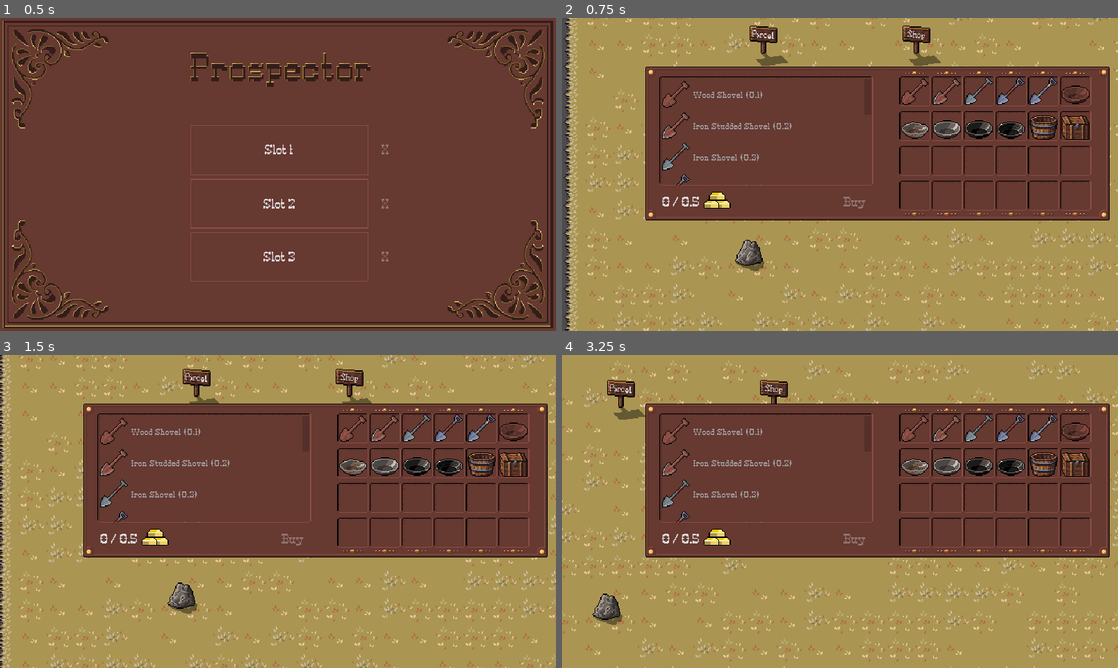
Above: before the commit, frames 1-4 (two rows, left to right).
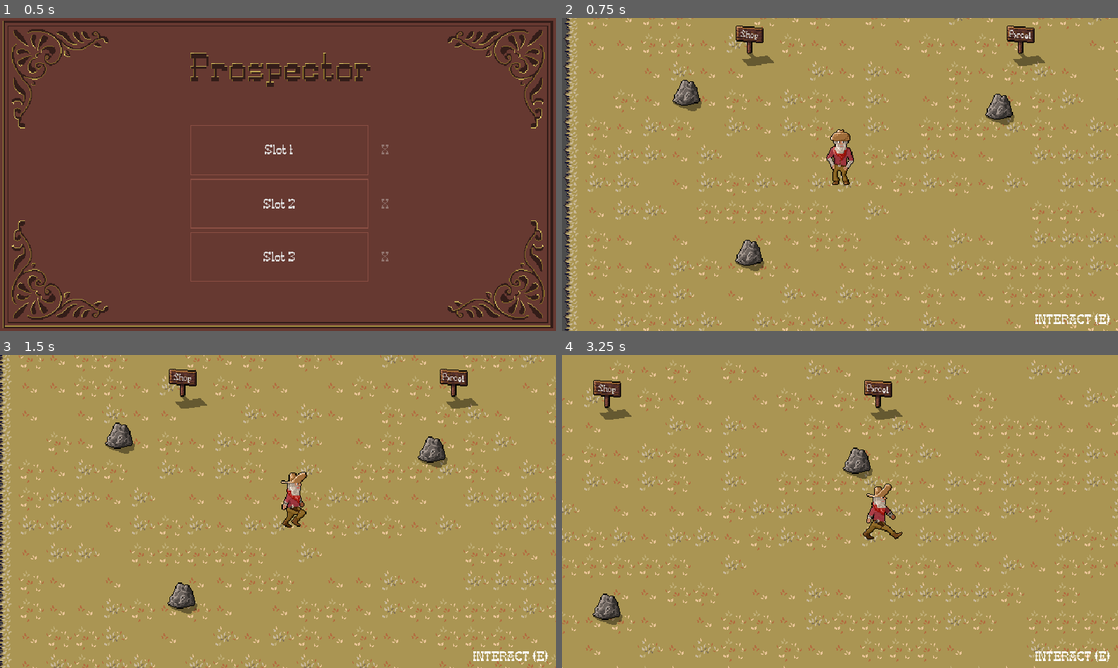
Above: after the commit, the same moments.

Repository: stdkoehler/prospector
Game: Godot game, scene res://MainMenu.tscn
The game is run twice, just before and just after one commit, with the same random seed, the same clock (stepped at 60 frames per second) and the same inputs.
Inputs (mouse positions are in pixels of both pictures, inside the frame that each line leads up to):
- Up to frame 1 (0.5 s): no input
- Up to frame 2 (0.75 s): click "Slot 1" at 0.5 s
- Up to frame 3 (1.5 s): tap Enter at 1.25 s; move the mouse to (400, 495) at 1.27 s; hold Right (ui_right) from 1.28 s (still down); hold E (ui_interact) from 1.28 s (still down); click (400, 495) at 1.42 s
- Up to frame 4 (3.25 s): release Right (ui_right) at 2 s; release E (ui_interact) at 2 s; drag from (728, 527) to (890, 530) at 2.02 s; tap Space at 2.75 s; move the mouse to (895, 442) at 2.77 s; hold Right (ui_right) from 2.78 s (still down); hold E (ui_interact) from 2.78 s (still down); tap 1 at 2.85 s; click (895, 442) at 2.92 s

Frame 1 is identical in both runs. In frame 2, 42% of the frame differs, in the area x 15-99%, y 2-99%; in frame 3, 42%; in frame 4, 42%.

Commit message:
Added interaction with shop sign in Hub

Diff:
--- /dev/null
+++ b/Hub.gd
@@ -0,0 +1,22 @@
+extends Node2D
+
+
+# Declare member variables here. Examples:
+# var a = 2
+# var b = "text"
+
+
+# Called when the node enters the scene tree for the first time.
+func _ready():
+    $YSort/ParcelSign.connect("player_entered", $YSort/Player, "_on_parcelsign_entered")
+    $YSort/ParcelSign.connect("player_exited", $YSort/Player, "_on_parcelsign_exited")
+    $YSort/ShopSign.connect("player_entered", $YSort/Player, "_on_shopsign_entered")
+    $YSort/ShopSign.connect("player_exited", $YSort/Player, "_on_shopsign_exited")
+
+    $YSort/Player.connect("open_shop", $HubUI, "_on_shop_opened")
+    $YSort/Player.connect("open_parcel", $HubUI, "_on_parcel_opened")
+
+
+# Called every frame. 'delta' is the elapsed time since the previous frame.
+#func _process(delta):
+#    pass
--- a/Hub.tscn
+++ b/Hub.tscn
@@ -8,6 +8,9 @@
 [ext_resource path="res://environment/ParcelSign.tscn" type="PackedScene" id=6]
 [ext_resource path="res://environment/Rock.tscn" type="PackedScene" id=7]
 [ext_resource path="res://ui/Hub/ShopUI.tscn" type="PackedScene" id=8]
+[ext_resource path="res://ui/Hub/HubUI.gd" type="Script" id=9]
+[ext_resource path="res://ui/Hub/InteractionUI.tscn" type="PackedScene" id=10]
+[ext_resource path="res://Hub.gd" type="Script" id=11]
 
 [sub_resource type="CapsuleShape2D" id=1]
 radius = 11.0
@@ -65,14 +68,15 @@
 height = 0.0
 
 [node name="Hub" type="Node2D"]
+script = ExtResource( 11 )
 
-[node name="UI" type="CanvasLayer" parent="."]
+[node name="HubUI" type="CanvasLayer" parent="."]
+script = ExtResource( 9 )
 
-[node name="ShopUI" parent="UI" instance=ExtResource( 8 )]
-margin_left = 96.0
-margin_top = 56.0
-margin_right = 96.0
-margin_bottom = 56.0
+[node name="ShopUI" parent="HubUI" instance=ExtResource( 8 )]
+visible = false
+
+[node name="InteractionUI" parent="HubUI" instance=ExtResource( 10 )]
 
 [node name="TileMap" type="TileMap" parent="."]
 tile_set = ExtResource( 2 )
@@ -123,12 +127,6 @@
 position = Vector2( 0, 24 )
 shape = SubResource( 5 )
 
-[node name="ShopSign" parent="YSort" instance=ExtResource( 5 )]
-position = Vector2( 416, 72 )
-
-[node name="ParcelSign" parent="YSort" instance=ExtResource( 6 )]
-position = Vector2( 240, 72 )
-
 [node name="Rock" parent="YSort" instance=ExtResource( 7 )]
 position = Vector2( 224, 320 )
 
@@ -137,3 +135,9 @@
 
 [node name="Rock3" parent="YSort" instance=ExtResource( 7 )]
 position = Vector2( 152, 136 )
+
+[node name="ParcelSign" parent="YSort" instance=ExtResource( 6 )]
+position = Vector2( 536, 72 )
+
+[node name="ShopSign" parent="YSort" instance=ExtResource( 5 )]
+position = Vector2( 224, 72 )
--- /dev/null
+++ b/environment/Sign.gd
@@ -0,0 +1,22 @@
+extends Area2D
+
+
+signal player_entered(signs)
+signal player_exited(signs)
+
+# Called when the node enters the scene tree for the first time.
+func _ready():
+    pass # Replace with function body.
+
+
+# Called every frame. 'delta' is the elapsed time since the previous frame.
+#func _process(delta):
+#    pass
+
+
+func _on_Sign_area_entered(_area):
+    emit_signal("player_entered", self)
+
+
+func _on_Sign_area_exited(_area):
+    emit_signal("player_exited", self)
--- a/environment/Sign.tscn
+++ b/environment/Sign.tscn
@@ -1,11 +1,18 @@
-[gd_scene load_steps=3 format=2]
+[gd_scene load_steps=5 format=2]
 
 [ext_resource path="res://assets/environment/sign_shop.png" type="Texture" id=1]
+[ext_resource path="res://environment/Sign.gd" type="Script" id=2]
 
 [sub_resource type="CapsuleShape2D" id=1]
 radius = 8.0
 
-[node name="Sign" type="Node2D"]
+[sub_resource type="CapsuleShape2D" id=2]
+radius = 24.0
+height = 0.0
+
+[node name="Sign" type="Area2D"]
+collision_layer = 2
+script = ExtResource( 2 )
 
 [node name="Sprite" type="Sprite" parent="."]
 position = Vector2( 6, 8 )
@@ -13,8 +20,20 @@
 
 [node name="StaticBody2D" type="StaticBody2D" parent="."]
 position = Vector2( 6, 14 )
+collision_layer = 5
 
 [node name="CollisionShape2D" type="CollisionShape2D" parent="StaticBody2D"]
 position = Vector2( -6, -4.76837e-07 )
 rotation = -1.5708
 shape = SubResource( 1 )
+
+[node name="Line2D" type="Line2D" parent="."]
+visible = false
+points = PoolVector2Array( -16, 16, 16, 16, 16, -16, -16, -16, -16, 16 )
+width = 1.0
+default_color = Color( 0.921875, 0.699918, 0.514954, 0.780392 )
+
+[node name="CollisionShape2D" type="CollisionShape2D" parent="."]
+shape = SubResource( 2 )
+[connection signal="area_entered" from="." to="." method="_on_Sign_area_entered"]
+[connection signal="area_exited" from="." to="." method="_on_Sign_area_exited"]
--- a/player/PlayerHub.gd
+++ b/player/PlayerHub.gd
@@ -1,5 +1,7 @@
 extends KinematicBody2D
 
+signal open_shop()
+signal open_parcel()
 
 const ACCELERATION = 25
 const MAX_SPEED = 200
@@ -20,15 +22,7 @@
     set_physics_process(true)
 
 
-
-
-
 func _physics_process(_delta):
-    #if $RayCast2D.is_colliding():
-    #    var object = $RayCast2D.get_collider()
-    #    print(object)
-        #if object.is_in_group("Interactable") && Input.is_action_pressed('ui_interact'):
-            #object.do_something() #This would be where your inraction occurs
 
     match PlayerData.state.current:
 
@@ -70,3 +64,62 @@
                 #velocity = Vector2.ZERO
 
             var _collider = move_and_slide(velocity)
+
+func _input(event):
+#    if PlayerData.state.current != PlayerData.state.STATE.IDLE and \
+#        PlayerData.state.current != PlayerData.state.STATE.DIGGING:
+#        if Input.is_action_just_pressed("ui_cancel"):
+#            self._reset_player_state()
+
+    if Input.is_action_just_pressed("ui_interact"):
+        if self._shop_possible():
+            emit_signal("open_shop")
+        elif self._parcel_possible():
+            emit_signal("open_parcel")
+
+func _show_interaction_options():
+    var options_text = ""
+    if self._shop_possible():
+        options_text = "Shop (E) "
+    elif self._parcel_possible():
+        options_text = "Parcel (E)"
+
+    PlayerData.set_interactable_text(options_text)
+
+func _on_shopsign_entered(shopsign):
+    PlayerData.state.interactables = [shopsign]
+    shopsign.get_node("Line2D").visible = true
+    self._show_interaction_options()
+
+
+func _on_shopsign_exited(shopsign):
+    shopsign.get_node("Line2D").visible = false
+    PlayerData.state.interactables.erase(shopsign)
+    self._show_interaction_options()
+
+func _on_parcelsign_entered(parcelsign):
+    PlayerData.state.interactables = [parcelsign]
+    parcelsign.get_node("Line2D").visible = true
+    self._show_interaction_options()
+
+
+func _on_parcelsign_exited(parcelsign):
+    parcelsign.get_node("Line2D").visible = false
+    PlayerData.state.interactables.erase(parcelsign)
+    self._show_interaction_options()
+
+
+func _shop_possible():
+    var shop = false
+    for interi in PlayerData.state.interactables:
+        if interi.get_name() == 'ShopSign':
+            shop = true
+    return shop
+
+
+func _parcel_possible():
+    var parcel = false
+    for interi in PlayerData.state.interactables:
+        if interi.get_name() == 'ParcelSign':
+            parcel = true
+    return parcel
--- /dev/null
+++ b/ui/Hub/HubUI.gd
@@ -0,0 +1,18 @@
+extends CanvasLayer
+
+
+func _input(event):
+        if Input.is_action_just_pressed("ui_cancel"):
+            if $ShopUI.visible == true:
+                self.close_shop()
+
+
+func _on_shop_opened():
+    $ShopUI.reset_scroll()
+    $ShopUI.visible = true
+
+func close_shop():
+    $ShopUI.visible = false
+
+func _on_parcel_opened():
+    pass
--- /dev/null
+++ b/ui/Hub/InteractionUI.gd
@@ -0,0 +1,16 @@
+extends Control
+
+
+# Declare member variables here. Examples:
+# var a = 2
+# var b = "text"
+
+
+# Called when the node enters the scene tree for the first time.
+func _ready():
+    var _c
+    _c = PlayerData.connect("interactable_text_changed", self, "set_interactable_text")
+
+
+func set_interactable_text(text):
+    $Interaction/Options/Text.bbcode_text = "[right]"+text+"[/right]"
--- /dev/null
+++ b/ui/Hub/InteractionUI.tscn
@@ -0,0 +1,38 @@
+[gd_scene load_steps=3 format=2]
+
+[ext_resource path="res://assets/themes/UI.theme" type="Theme" id=1]
+[ext_resource path="res://ui/Hub/InteractionUI.gd" type="Script" id=2]
+
+[node name="InteractionUI" type="Control"]
+anchor_right = 1.0
+anchor_bottom = 1.0
+mouse_filter = 2
+script = ExtResource( 2 )
+__meta__ = {
+"_edit_use_anchors_": false
+}
+
+[node name="Interaction" type="Panel" parent="."]
+margin_left = 377.0
+margin_top = 339.0
+margin_right = 633.0
+margin_bottom = 371.0
+theme = ExtResource( 1 )
+__meta__ = {
+"_edit_use_anchors_": false
+}
+
+[node name="Options" type="VBoxContainer" parent="Interaction"]
+margin_right = 256.0
+margin_bottom = 40.0
+__meta__ = {
+"_edit_use_anchors_": false
+}
+
+[node name="Text" type="RichTextLabel" parent="Interaction/Options"]
+margin_right = 256.0
+margin_bottom = 35.0
+rect_min_size = Vector2( 256, 35 )
+bbcode_enabled = true
+bbcode_text = "[right]INTERACT (E)[/right]"
+text = "INTERACT (E)"
--- a/ui/Hub/ShopUI.gd
+++ b/ui/Hub/ShopUI.gd
@@ -114,3 +114,6 @@
         $Panel/BuyButton.disabled = false
     else:
         $Panel/BuyButton.disabled = true
+
+func reset_scroll():
+    $Panel/ItemList.get_v_scroll().value = 0
--- a/ui/Hub/ShopUI.tscn
+++ b/ui/Hub/ShopUI.tscn
@@ -46,8 +46,10 @@
 [node name="Panel" type="Panel" parent="."]
 anchor_right = 1.0
 anchor_bottom = 1.0
-margin_right = -218.0
-margin_bottom = -183.0
+margin_left = 56.0
+margin_top = 88.0
+margin_right = -50.0
+margin_bottom = -95.0
 theme = ExtResource( 2 )
 __meta__ = {
 "_edit_use_anchors_": false
Not shown: 1 places in Hub.tscn that only renumber resources
Not shown: 5 places in ui/Hub/ShopUI.tscn that only renumber resources
